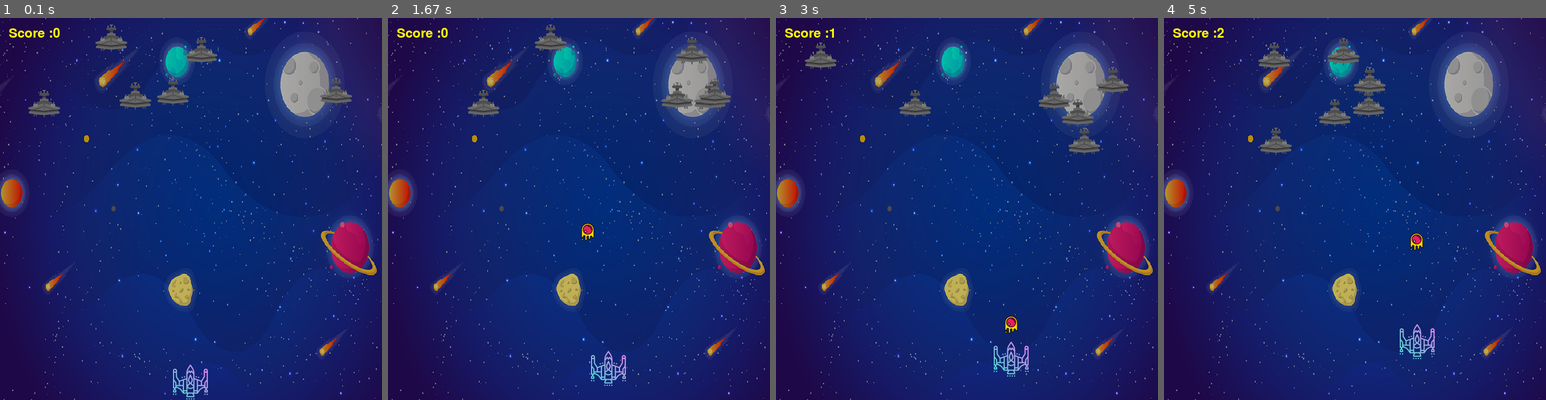
Above: before the commit, frames 1-4 (left to right).
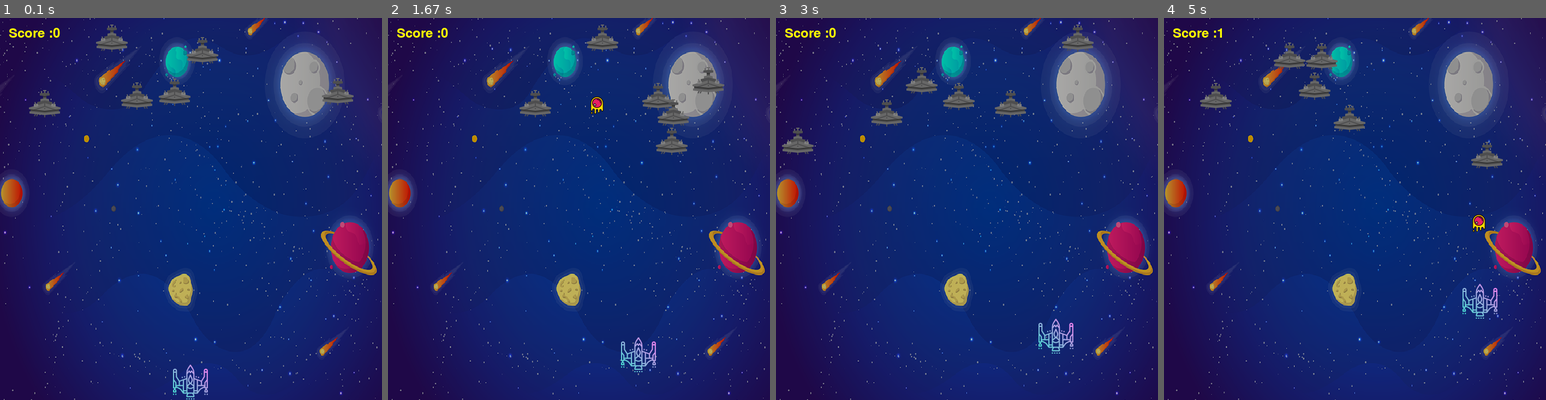
Above: after the commit, the same moments.

Repository: KuntimaKiala/PyGameBasics
Game: pygame game, started from src/main.py
The game is run twice, just before and just after one commit, with the same random seed, the same clock (stepped at 60 frames per second) and the same inputs.
Inputs:
- Up to frame 1 (0.1 s): no input
- Up to frame 2 (1.67 s): hold Right 0.33-0.8 s; hold Up 0.83-1.13 s; tap Space at 0.9, 1.23, 1.53 s; hold Right 1.17-1.63 s
- Up to frame 3 (3 s): hold Left 1.67-2.2 s; tap Space at 1.73, 2.03, 2.3, 2.63, 2.93 s; hold Down 2.23-2.53 s; hold Left 2.57-2.97 s
- Up to frame 4 (5 s): hold Up 3-3.37 s; tap Space at 3.07, 3.47, 3.77, 4.13, 4.53, 4.83 s; hold Right 3.4-4.03 s; hold Down 4.07-4.43 s; hold Left 4.47-4.93 s; hold Right from 4.97 s (still down)

The runs differ from the first frame. In frame 1, 0.4% of the frame differs, in the area x 7-93%, y 1-26%; in frame 2, 3.9%; in frame 3, 4.2%, in the area x 1-93%, y 1-94%; in frame 4, 4.1%.

Commit message:
Frame Rate

Diff:
--- a/src/main.py
+++ b/src/main.py
@@ -5,11 +5,8 @@
 
 
 
-
 # initialize the pygame
 pygame.init()
-
-
 
 #create a screen with defined shape ans size
 height, width = 700, 700
@@ -118,10 +115,15 @@
     score = font.render("Score :" +str(score_value), True, (255, 255, 0))
     window.blit(score, (x,y))
 
+# Clock
+clock = pygame.time.Clock()
+fps = 120
 
 # The Game Loop
 while not Playing :
 
+    # ticking
+    clock.tick(fps)
 
     #  Paint the surface(Screen) with RGB Color
     window.fill(color=color_map) # not needed anymore
@@ -213,10 +215,5 @@
     #Text
     show_score(textX,textY)
 
-
-
-
-
-
     #update the changes made
     pygame.display.update()
